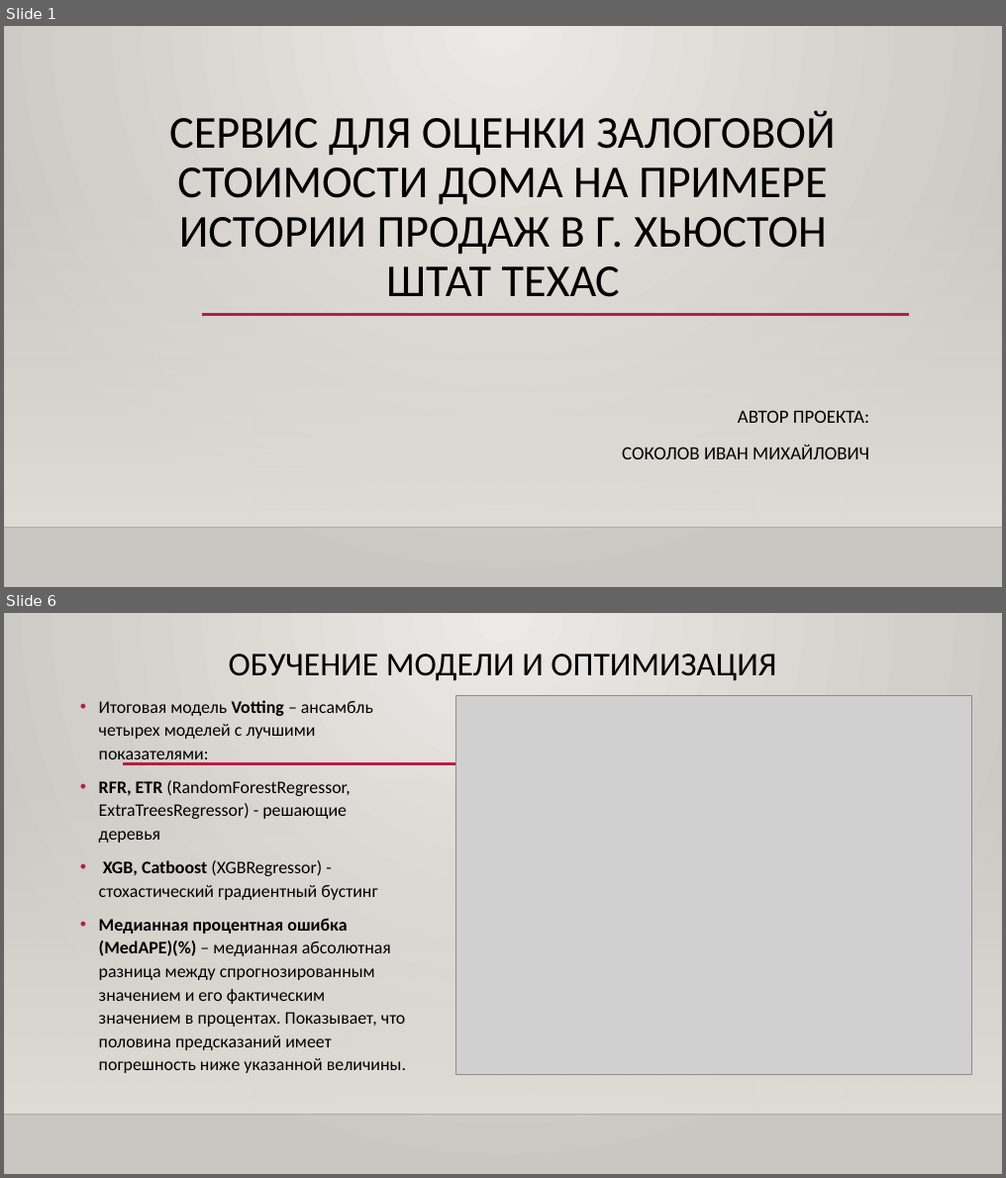
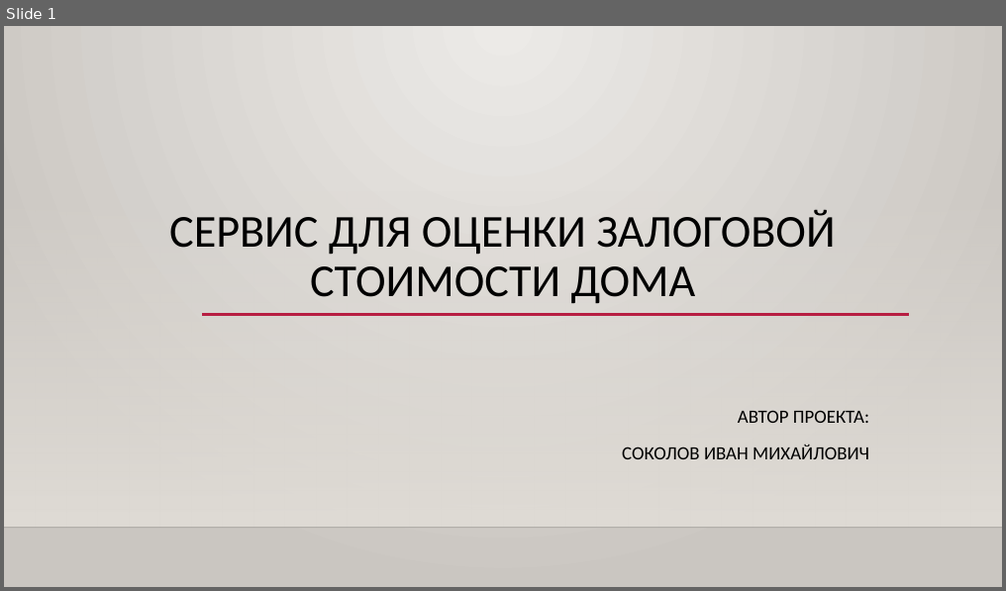
Before and after one commit to Sokolov-IM/sim-repo, a slide deck: Дипломный проект/Sokolov_presentation.pptx. Shown one above the other, each under a label of ours: slides 1 and 6 before the commit, slide 1 after it; the slides between them are not shown. The pictures are 1006x1178 and 1006x591 pixels, drawn with LibreOffice and Linux fonts; fonts in the diff are those of the drawing; grey boxes stand for pictures; background and template pictures are left out. Boxes give left, top, right and bottom in pixels: in the first picture for what was removed or moved away, otherwise in the second. Text is boxed around its words. In the diff, an @@ line names an element or a change of style, - is before the commit and + after.

```diff
--- a/Дипломный проект/Sokolov_presentation.pptx
+++ b/Дипломный проект/Sokolov_presentation.pptx
@@ slide 6 removed at bbox=[4, 613, 1002, 1174], background gradient #ECEAE7 to #CAC7C1; not listed: 2 template elements that a slide beside it also shows @@
@@ title removed at bbox=[229, 654, 776, 681] @@
-ОБУЧЕНИЕ МОДЕЛИ И ОПТИМИЗАЦИЯ
@@ text removed at bbox=[99, 700, 406, 1073] @@
-• Итоговая модель Votting – ансамбль четырех моделей с лучшими показателями:
-• RFR, ETR (RandomForestRegressor, ExtraTreesRegressor) - решающие деревья
-• XGB, Catboost (XGBRegressor) - стохастический градиентный бустинг
-• Медианная процентная ошибка (MedAPE)(%) – медианная абсолютная разница между спрогнозированным значением и его фактическим значением в процентах. Показывает, что половина предсказаний имеет погрешность ниже указанной величины.
@@ picture removed at bbox=[456, 696, 972, 1075] @@
@@ line removed from (123, 764) to (910, 764) @@
@@ slide 1 changed as well @@
@@ title at bbox=[169, 209, 835, 304]: text changed @@
-СЕРВИС ДЛЯ ОЦЕНКИ ЗАЛОГОВОЙ СТОИМОСТИ ДОМА НА ПРИМЕРЕ ИСТОРИИ ПРОДАЖ В Г. ХЬЮСТОН ШТАТ ТЕХАС
+СЕРВИС ДЛЯ ОЦЕНКИ ЗАЛОГОВОЙ СТОИМОСТИ ДОМА
```
Also in this commit, not shown: 7 slides added, 7 other slides removed.
